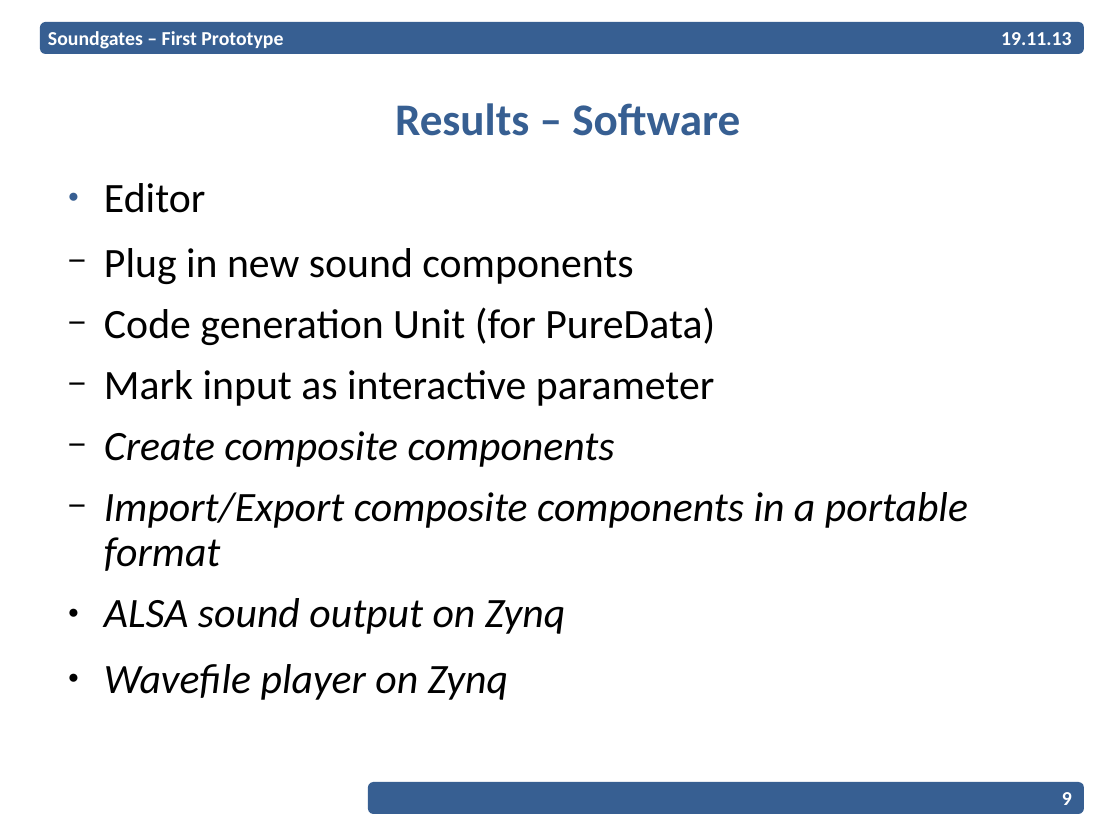
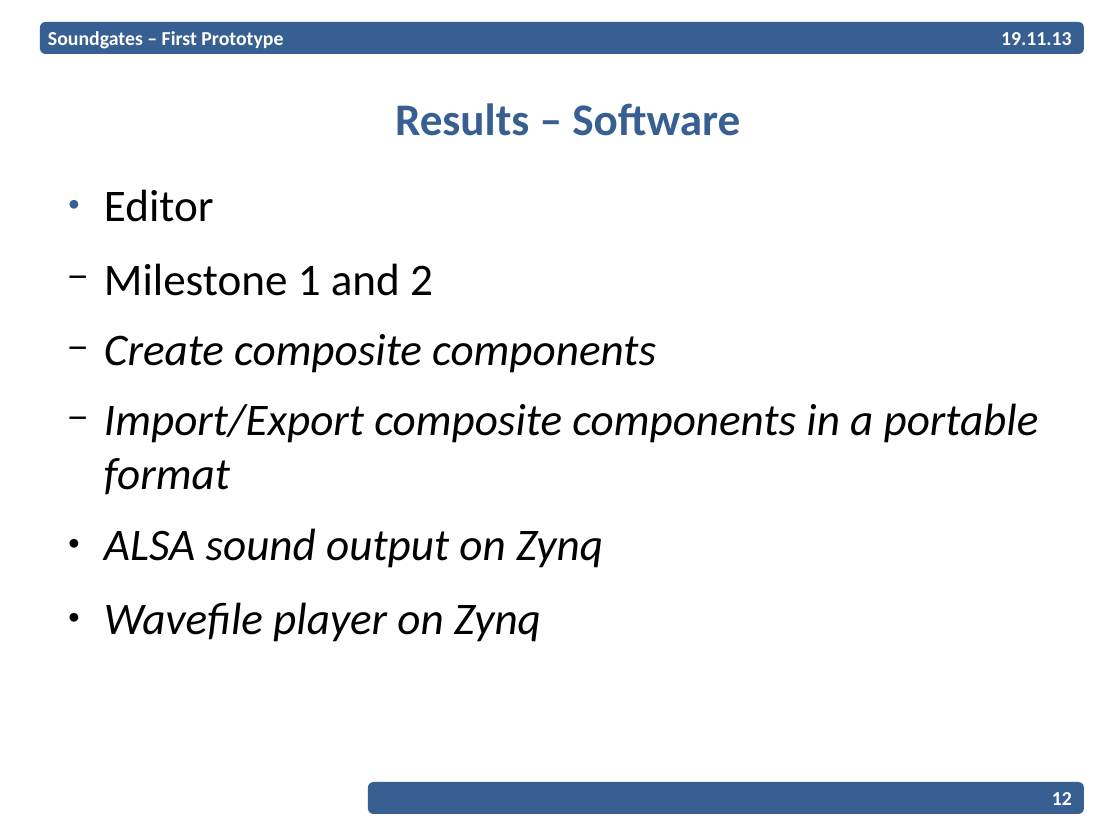
Before and after one commit to EPiCS/soundgates, a slide deck: slide 12 of documents/milestone1-2-presentation/Presentation.odp (slide 9 before the commit). Drawn at 1120x840 pixels with LibreOffice and Linux fonts; fonts in the diff are those of the drawing; background and template pictures are left out. Boxes give left, top, right and bottom in pixels: in the first picture for what was removed or moved away, otherwise in the second. Text is boxed around its words. In the diff, an @@ line names an element or a change of style, - is before the commit and + after.

```diff
--- a/documents/milestone1-2-presentation/Presentation.odp
+++ b/documents/milestone1-2-presentation/Presentation.odp
@@ text at <box>104,189,1039,642</box>: size 29.6 to 32 pt in "Editor", "Create composite components", "Import/Export composite components in a portable format", "ALSA sound output on Zynq" and 1 more places; line spacing 0.9 to 1 @@
@@ text at <box>104,263,433,296</box>: text changed; size 29.6 to 32 pt @@
-  − Plug in new sound components
-  − Code generation Unit (for PureData)
-  − Mark input as interactive parameter
+  − Milestone 1 and 2
@@ page number at <box>1052,792,1072,805</box>: text changed @@
-9
+12
```
Also in this commit, not shown: 4 other slides changed, 3 slides added.
